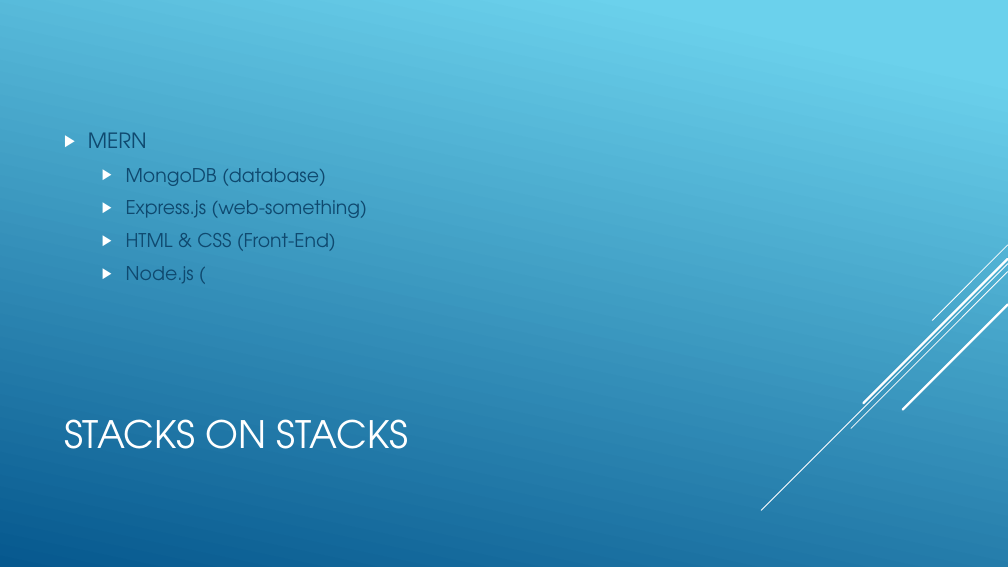
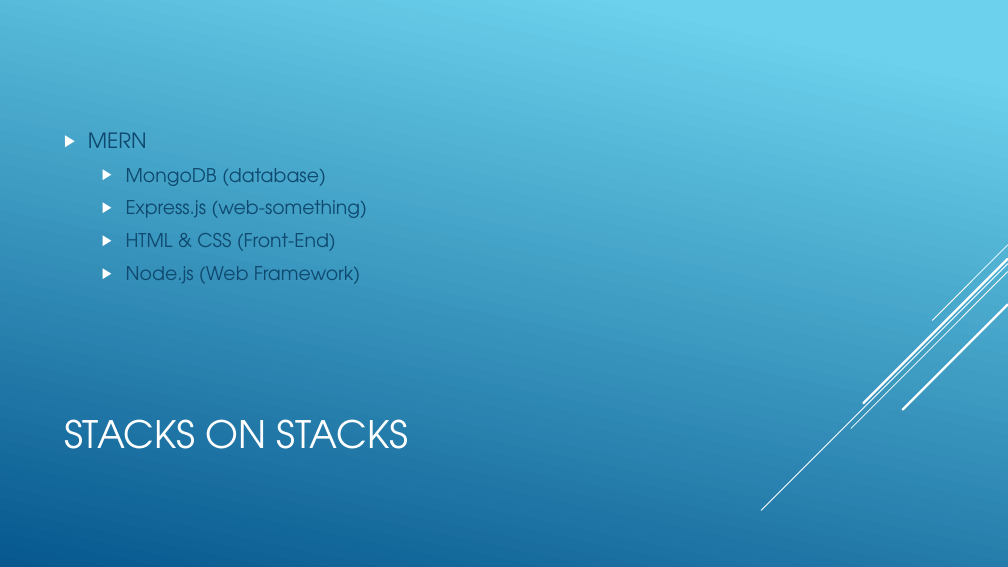
Before and after one commit to cosmos1255/DJs, a slide deck: slide 3 of Contact Manager.pptx. Drawn at 1008x567 pixels with LibreOffice and Linux fonts; fonts in the diff are those of the drawing. Boxes give left, top, right and bottom in pixels: in the first picture for what was removed or moved away, otherwise in the second. Text is boxed around its words. In the diff, an @@ line names an element or a change of style, - is before the commit and + after.

```diff
--- a/Contact Manager.pptx
+++ b/Contact Manager.pptx
@@ text at (126,266,360,284): text changed @@
-  ▶ Node.js (
+  ▶ Node.js (Web Framework)
```
Also in this commit, not shown: 1 other slide changed.
